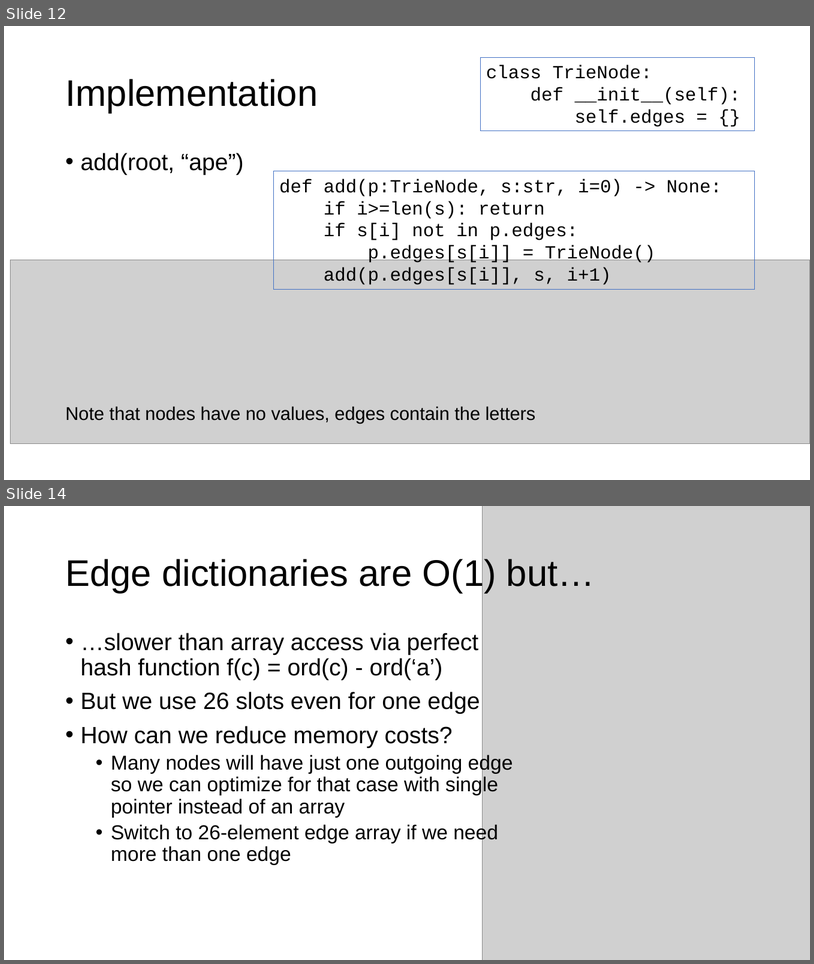
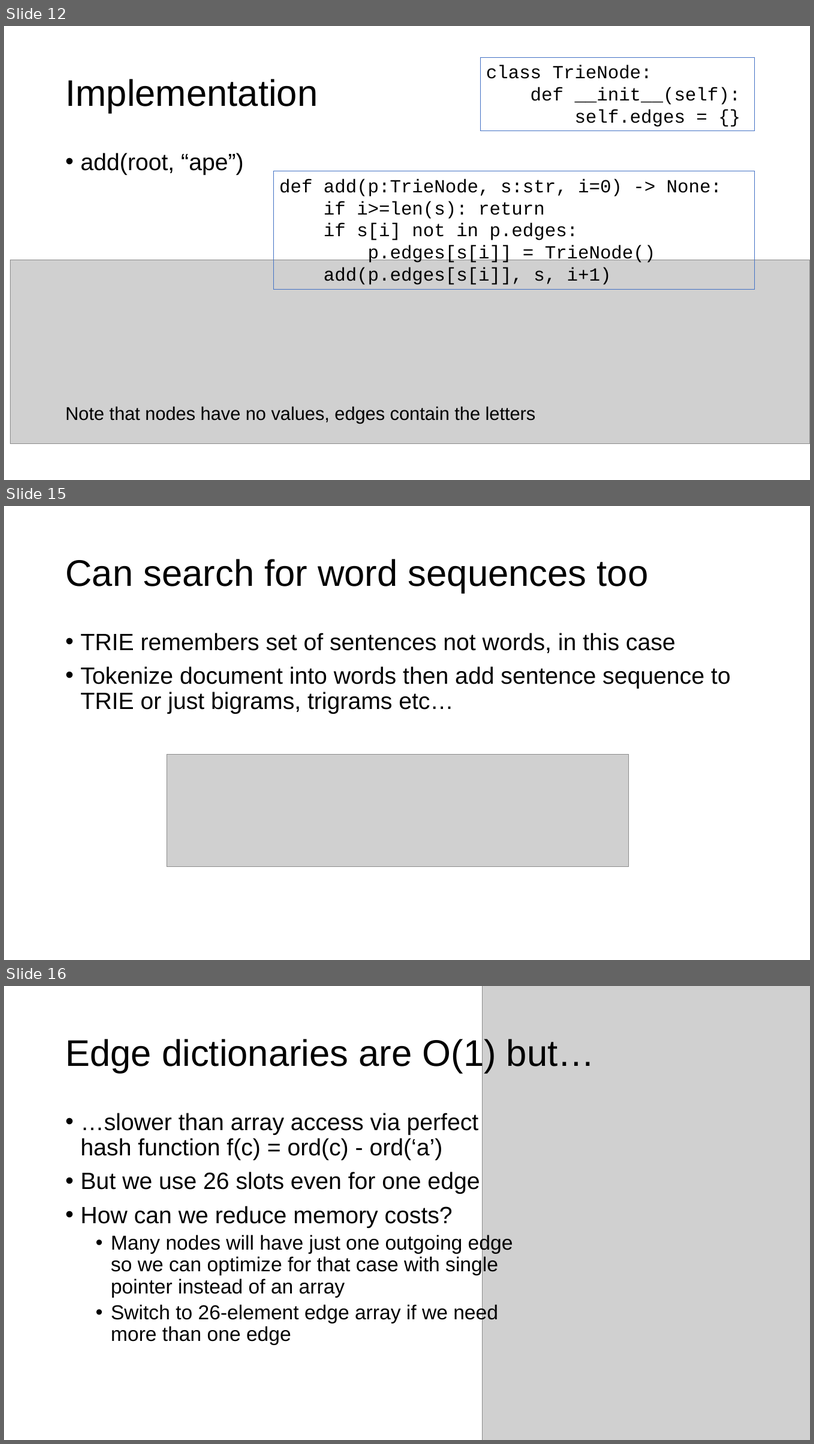
Before and after one commit to parrt/msds689, a slide deck: notes/searching.pptx. Shown one above the other, each under a label of ours: slides 12 and 14 before the commit, slides 12, 15 and 16 after it; the slides between them are not shown. The pictures are 814x964 and 814x1444 pixels, drawn with LibreOffice and Linux fonts; fonts in the diff are those of the drawing; grey boxes stand for pictures; background and template pictures are left out. Boxes give left, top, right and bottom in pixels: in the first picture for what was removed or moved away, otherwise in the second. Text is boxed around its words. In the diff, an @@ line names an element or a change of style, - is before the commit and + after.

```diff
--- a/notes/searching.pptx
+++ b/notes/searching.pptx
@@ slide 15 added at (x1=4, y1=506, x2=810, y2=960), background #FFFFFF @@
@@ title added at (x1=65, y1=559, x2=649, y2=593), 44 pt, text #000000 @@
+Can search for word sequences too
@@ text added at (x1=81, y1=633, x2=731, y2=714), 28 pt, text #000000 @@
+• TRIE remembers set of sentences not words, in this case
+• Tokenize document into words then add sentence sequence to TRIE or just bigrams, trigrams etc…
@@ picture added at (x1=167, y1=754, x2=629, y2=867) @@
@@ what was slide 14 is now slide 16 @@
```
Also in this commit, not shown: 2 slides changed, 1 other slide added, 2 other files.
